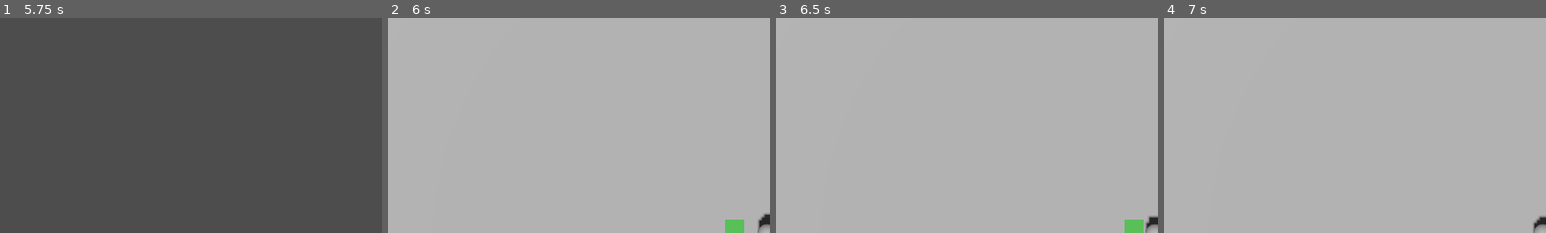
Above: before the commit, frames 1-4 (left to right).
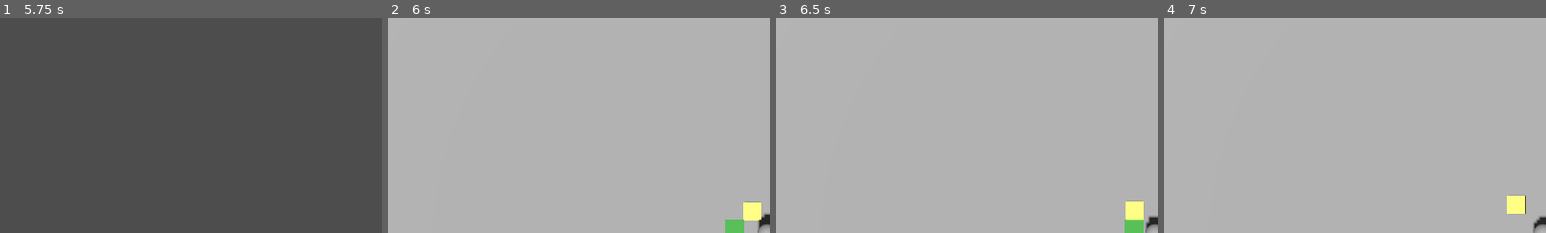
Above: after the commit, the same moments.

Repository: Tinigame/UPT-game-project
Game: Godot game, scene res://Scenes/world.tscn
Same seed, same stepped clock (60 frames per second), same inputs: the game is played once before the commit and once after it.
Inputs (mouse positions are % of the whole screen's width and height, from its top left):
- Up to frame 1 (5.75 s): tap Enter at 0.5, 2.75, 4.25 s; move the mouse to (55, 50) at 0.52 s; tap D (D) at 0.6, 1.55, 2.85, 4.55 s; click (55, 50) at 0.67 s; tap S (S) at 0.8, 1.35, 2.3, 3.6, 5.3 s; tap Space (space) at 1.25, 3.5, 5, 5.1 s; move the mouse to (45, 50) at 1.27 s; click (45, 50) at 1.42 s; move the mouse to (52, 48) at 2.02 s; tap A (A) at 2.1 s; click (52, 48) at 2.17 s; move the mouse to (49, 52) at 2.77 s; click (49, 52) at 2.92 s; move the mouse to (57, 51) at 3.52 s; click (57, 51) at 3.67 s; move the mouse to (42, 49) at 4.27 s; tap W (W) at 4.35 s; click (42, 49) at 4.42 s; move the mouse to (51, 50) at 5.02 s; click (51, 50) at 5.17 s
- Up to frame 2 (6 s): move the mouse to (46, 48) at 5.77 s; tap B (switchcam) at 5.85 s; click (46, 48) at 5.92 s
- Up to frame 3 (6.5 s): tap D (D) at 6.05 s
- Up to frame 4 (7 s): move the mouse to (72, 45) at 6.52 s; tap D (D) at 6.6 s; click (72, 45) at 6.67 s; tap S (S) at 6.8 s
The pictures show only the part of the screen within x 0-50%, y 0-50%; the shares and areas given below are measured in that part.

Frame 1 is identical in both runs. In frame 2, 0.4% of the frame differs, in the area x 93-98%, y 85-95%; in frame 3, 0.4%; in frame 4, 0.4%, in the area x 89-95%, y 82-92%.

Commit message:
beginnings of building

Diff:
--- a/Resources/buildings/conveyor.tres
+++ /dev/null
@@ -1,18 +0,0 @@
-[gd_resource type="Resource" load_steps=4 format=3 uid="uid://n62rn240cck4"]
-
-[ext_resource type="Script" uid="uid://dbtoj443lgn6a" path="res://Scripts/building_resource_script.gd" id="1_p2hup"]
-
-[sub_resource type="StandardMaterial3D" id="StandardMaterial3D_p2hup"]
-albedo_color = Color(0.591957, 0.584403, 0, 1)
-metallic = 1.0
-metallic_specular = 0.0
-
-[sub_resource type="BoxMesh" id="BoxMesh_gxk42"]
-material = SubResource("StandardMaterial3D_p2hup")
-
-[resource]
-script = ExtResource("1_p2hup")
-building_height = 1
-building_width = 1
-building_mesh = SubResource("BoxMesh_gxk42")
-building_health = 10.0
--- /dev/null
+++ b/Resources/buildings/conveyor_belt.tres
@@ -0,0 +1,15 @@
+[gd_resource type="Resource" script_class="Building" load_steps=4 format=3 uid="uid://d3v5t0dtpvewh"]
+
+[ext_resource type="Script" uid="uid://dbtoj443lgn6a" path="res://Scripts/building_resource_script.gd" id="1_03vpt"]
+
+[sub_resource type="StandardMaterial3D" id="StandardMaterial3D_03vpt"]
+albedo_color = Color(1, 1, 0.419608, 1)
+
+[sub_resource type="BoxMesh" id="BoxMesh_dmevg"]
+material = SubResource("StandardMaterial3D_03vpt")
+
+[resource]
+script = ExtResource("1_03vpt")
+building_size = Vector3(1, 1, 1)
+building_mesh = SubResource("BoxMesh_dmevg")
+building_health = 10.0
--- /dev/null
+++ b/Scenes/building.tscn
@@ -0,0 +1,13 @@
+[gd_scene load_steps=3 format=3 uid="uid://cal73ykiyki7y"]
+
+[sub_resource type="BoxShape3D" id="BoxShape3D_ib5h3"]
+
+[sub_resource type="BoxMesh" id="BoxMesh_ib5h3"]
+
+[node name="Building" type="StaticBody3D"]
+
+[node name="CollisionShape3D" type="CollisionShape3D" parent="."]
+shape = SubResource("BoxShape3D_ib5h3")
+
+[node name="MeshInstance3D" type="MeshInstance3D" parent="."]
+mesh = SubResource("BoxMesh_ib5h3")
--- /dev/null
+++ b/Scenes/building_manager.gd
@@ -0,0 +1,29 @@
+extends Node3D
+#summons buildings when player calls the function to do it
+
+@export var building_base : PackedScene
+
+func _physics_process(_delta: float) -> void:
+	if Globals.buildmode == true and Input.is_mouse_button_pressed(MOUSE_BUTTON_LEFT):
+		build_building(Globals.selected_building)
+
+
+func build_building(build_info : Building):
+		var building = building_base.instantiate()
+
+		#adds collision shape to building
+		var building_collision = CollisionShape3D.new()
+		var collision_shape = BoxShape3D.new()
+		collision_shape.size = build_info.building_size
+		building_collision.shape = collision_shape
+		building.add_child(building_collision)
+
+		#adds mesh to building
+		var building_mesh = MeshInstance3D.new()
+		building_mesh.mesh = build_info.building_mesh
+		building.add_child(building_mesh)
+
+		#make the buildings get stored in a
+		#list or sumth so you can manage their location and health
+
+		add_child(building)
--- a/Scenes/world.tscn
+++ b/Scenes/world.tscn
@@ -1,6 +1,8 @@
-[gd_scene load_steps=10 format=3 uid="uid://cvlfsbayttnbq"]
+[gd_scene load_steps=12 format=3 uid="uid://cvlfsbayttnbq"]
 
 [ext_resource type="Script" uid="uid://bfksnyjj8k63a" path="res://Scripts/playerscript.gd" id="1_a02cp"]
+[ext_resource type="PackedScene" uid="uid://cal73ykiyki7y" path="res://Scenes/building.tscn" id="2_5a7ea"]
+[ext_resource type="Script" uid="uid://ceduopt35qeiq" path="res://Scenes/building_manager.gd" id="2_8j60k"]
 
 [sub_resource type="Environment" id="Environment_a02cp"]
 fog_mode = 1
@@ -40,6 +42,10 @@
 [node name="WorldEnvironment" type="WorldEnvironment" parent="."]
 environment = SubResource("Environment_a02cp")
 
+[node name="Buildings" type="Node3D" parent="."]
+script = ExtResource("2_8j60k")
+building_base = ExtResource("2_5a7ea")
+
 [node name="floor" type="StaticBody3D" parent="."]
 collision_layer = 3
 
--- a/Scripts/building_resource_script.gd
+++ b/Scripts/building_resource_script.gd
@@ -1,7 +1,7 @@
+class_name Building
 extends Resource
 
-@export var building_height : int
-@export var building_width : int
+@export var building_size : Vector3
 @export var building_mesh : Mesh
 
 @export var building_health : float
--- a/Scripts/globals.gd
+++ b/Scripts/globals.gd
@@ -1,3 +1,5 @@
 extends Node
 
 var buildmode = false
+var building_location = Vector3(0, 0, 0)
+var selected_building = preload("res://Resources/buildings/conveyor_belt.tres")
--- a/Scripts/playerscript.gd
+++ b/Scripts/playerscript.gd
@@ -10,6 +10,8 @@
 var gravity = ProjectSettings.get_setting("physics/3d/default_gravity")
 var ghost_location : Vector3
 var ghost_instance : MeshInstance3D
+
+var current_building = preload("res://Resources/buildings/conveyor_belt.tres")
 
 
 func _ready():
@@ -105,11 +107,6 @@
 	current_ghost_instance.global_position = ghost_pos
 
 
-#builds a building using info and resources from the current buildings resource file
-func build_building(building_resource, build_location):
-	pass
-
-
 func _physics_process(delta):
 	# Add the gravity.
 	if not is_on_floor():
@@ -124,9 +121,7 @@
 		ghost_location = get_mouse_world_position()
 		update_build_ghost(ghost_location, ghost_instance)
 		ghost_instance.show()
-		if Input.is_mouse_button_pressed(MOUSE_BUTTON_LEFT):
-			var current_building = preload("res://Resources/buildings/conveyor.tres")
-			build_building(current_building, ghost_location)
+		Globals.building_location = ghost_location
 	elif Globals.buildmode == false:
 		ghost_instance.hide()
 
--- a/project.godot
+++ b/project.godot
@@ -65,6 +65,26 @@
 "events": [Object(InputEventKey,"resource_local_to_scene":false,"resource_name":"","device":-1,"window_id":0,"alt_press …(191 unchanged characters)…
 ]
 }
+temp_select_building_1={
+"deadzone": 0.2,
+"events": [Object(InputEventKey,"resource_local_to_scene":false,"resource_name":"","device":-1,"window_id":0,"alt_pressed":false,"shift_pressed":false,"ctrl_pressed":false,"meta_pressed":false,"pressed":false,"keycode":0,"physical_keycode":49,"key_label":0,"unicode":49,"location":0,"echo":false,"script":null)
+]
+}
+temp_select_building_2={
+"deadzone": 0.2,
+"events": [Object(InputEventKey,"resource_local_to_scene":false,"resource_name":"","device":-1,"window_id":0,"alt_pressed":false,"shift_pressed":false,"ctrl_pressed":false,"meta_pressed":false,"pressed":false,"keycode":0,"physical_keycode":50,"key_label":0,"unicode":50,"location":0,"echo":false,"script":null)
+]
+}
+temp_select_building_3={
+"deadzone": 0.2,
+"events": [Object(InputEventKey,"resource_local_to_scene":false,"resource_name":"","device":-1,"window_id":0,"alt_pressed":false,"shift_pressed":false,"ctrl_pressed":false,"meta_pressed":false,"pressed":false,"keycode":0,"physical_keycode":51,"key_label":0,"unicode":51,"location":0,"echo":false,"script":null)
+]
+}
+temp_select_building_4={
+"deadzone": 0.2,
+"events": [Object(InputEventKey,"resource_local_to_scene":false,"resource_name":"","device":-1,"window_id":0,"alt_pressed":false,"shift_pressed":false,"ctrl_pressed":false,"meta_pressed":false,"pressed":false,"keycode":0,"physical_keycode":52,"key_label":0,"unicode":52,"location":0,"echo":false,"script":null)
+]
+}
 
 [physics]
 
Not shown, added: Scenes/building_manager.gd.uid
